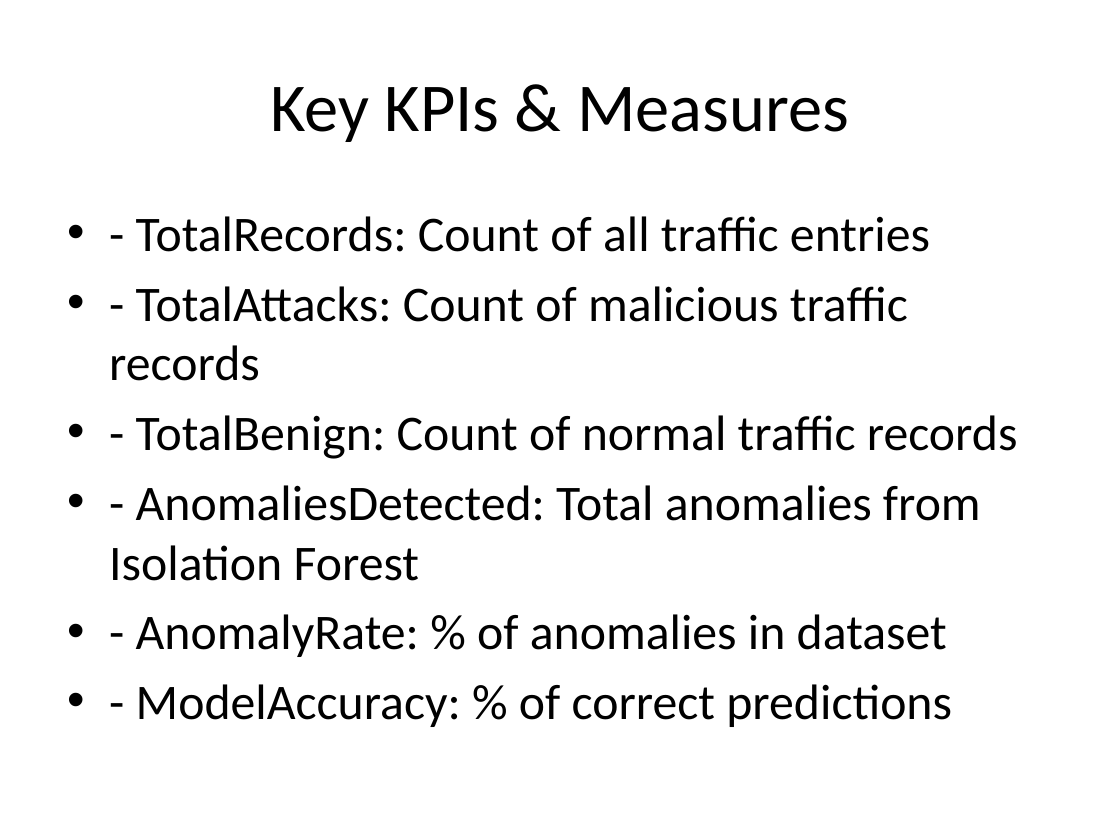
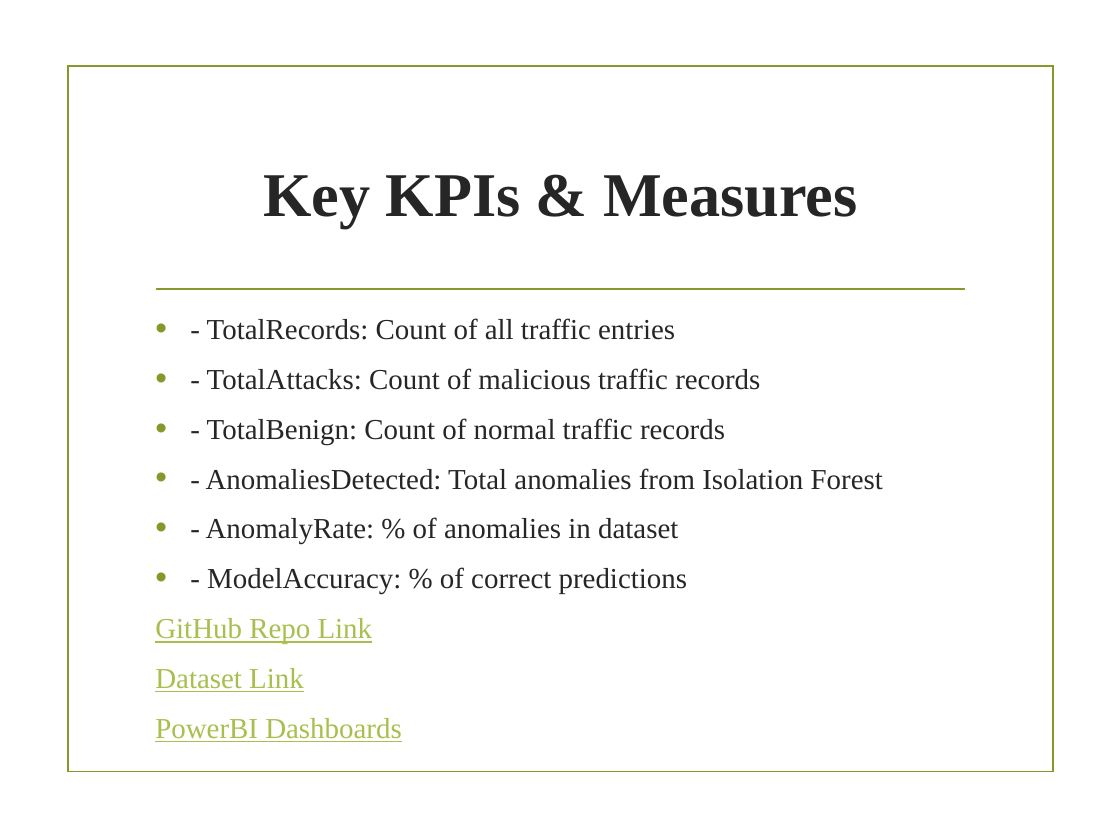
Before and after one commit to Serge731/CyberSecurityBigDataAnalytics, a slide deck: slide 9 of Cybersecurity_Capstone_Presentation.pptx. Drawn at 1120x840 pixels with LibreOffice and Linux fonts; fonts in the diff are those of the drawing; background and template pictures are left out. Boxes give left, top, right and bottom in pixels: in the first picture for what was removed or moved away, otherwise in the second. Text is boxed around its words. In the diff, an @@ line names an element or a change of style, - is before the commit and + after.

```diff
--- a/Cybersecurity_Capstone_Presentation.pptx
+++ b/Cybersecurity_Capstone_Presentation.pptx
@@ rectangle added at [68, 66, 1053, 772], outline #83992A 1.25 pt @@
@@ title "Key KPIs & Measures": place and size @@
-title "Key KPIs & Measures" at [270, 87, 849, 142]
+title "Key KPIs & Measures" at [263, 175, 857, 228]
@@ title "Key KPIs & Measures" at [263, 175, 857, 228]: size 44 to 40 pt, font Calibri to Times New Roman, text colour #000000 to #262626, bold on @@
@@ line added from (157, 289) to (964, 289), #83992A 1.25 pt @@
@@ text "- TotalRecords: Count of all ...": place and size @@
-text "- TotalRecords: Count of all ..." at [109, 216, 1018, 727]
+text "- TotalRecords: Count of all ..." at [155, 318, 883, 742]
@@ text at [206, 318, 883, 594]: size 32 to 18.6 pt, font Calibri to Times New Roman, text colour #000000 to #262626 in "- TotalRecords: Count of all traffic entries", "- TotalAttacks: Count of malicious traffic records", "- TotalBenign: Count of normal traffic records", "- AnomaliesDetected: Total anomalies from Isolation Forest" and 2 more places; indent changed; more space between paragraphs @@
@@ text at [155, 618, 401, 742]: paragraphs added @@
+GitHub Repo Link
+Dataset Link
+PowerBI Dashboards
```
Also in this commit, not shown: 11 other slides changed, 1 slide added.
